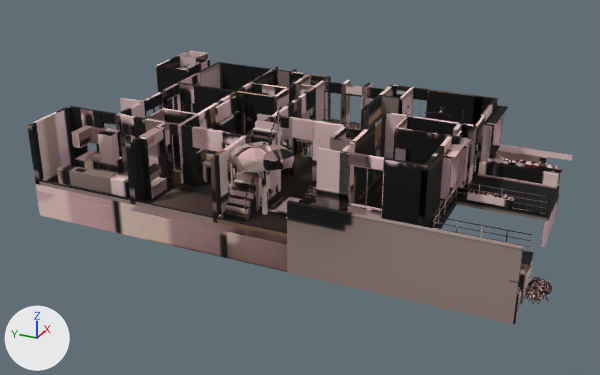
Before and after pictures for a commit that changed the glTF model site/public/models/baked/ground-day.gltf.
Rendered twice from a 50 mm lens placed at (-15.31, -6.54, 7.15), pointed at (-0.55, 0.11, -0.24). The axes (+X, +Y, +Z) are drawn at lower left. The lights are the same throughout. The older version comes first. Vertices at exactly the same position are counted once.

Objects in the first picture: 'ground.baked.001'.
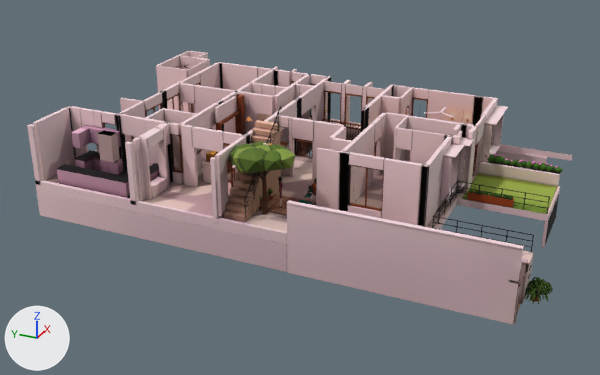
What differs and where, as boxes [x1, y1, x2, y2] in the pictures (600 x 375 px):
```json
{"part": 1, "of": "me_ground_baked_003", "change": "added", "after": [278, 177, 316, 208]}
{"part": 2, "of": "me_ground_baked_003", "change": "surface changed", "before": [27, 51, 562, 324], "after": [27, 51, 562, 324], "on screen": "lighter"}
```

The change, as JSON lines over the scene's bpy script:
```json
{"block": "me_ground_baked_003", "where": "# used by ob_ground_baked_001; location = (0.0, 0.0, 0.0)"}
{"op": "remove", "block": "me_ground_baked_003", "code": "me_ground_baked_003.from_pydata(...)  # 44477 vertices, 81992 faces; spans x -3.15..3.13, y -5.42..5.0, z -0.73..1.83"}
{"op": "add", "block": "me_ground_baked_003", "code": "me_ground_baked_003.from_pydata(...)  # 47331 vertices, 87372 faces; spans x -3.15..3.13, y -5.42..5.0, z -0.73..1.83"}
{"block": "me_ground_baked_003", "change": "me_ground_baked_003 part 1: 2694 vertices added at x -2.13..-1.61, y -0.85..-0.1, z 0.01..0.66"}
{"block": "me_ground_baked_003", "change": "me_ground_baked_003 part 2: 81970 kept faces spanning x -3.15..3.13, y -5.42..5.0, z -0.73..1.83 get new texture (UV) coordinates"}
{"block": "me_ground_baked_003", "change": "other edits to the shape of me_ground_baked_003 do not show in these pictures"}
```
